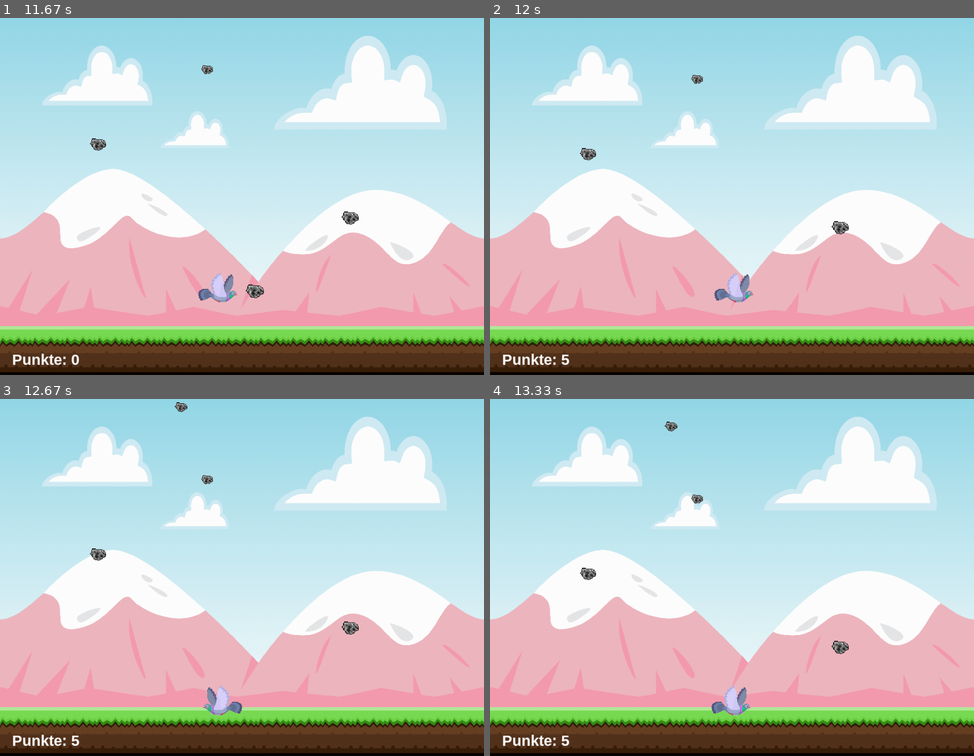
Above: before the commit, frames 1-4 (two rows, left to right).
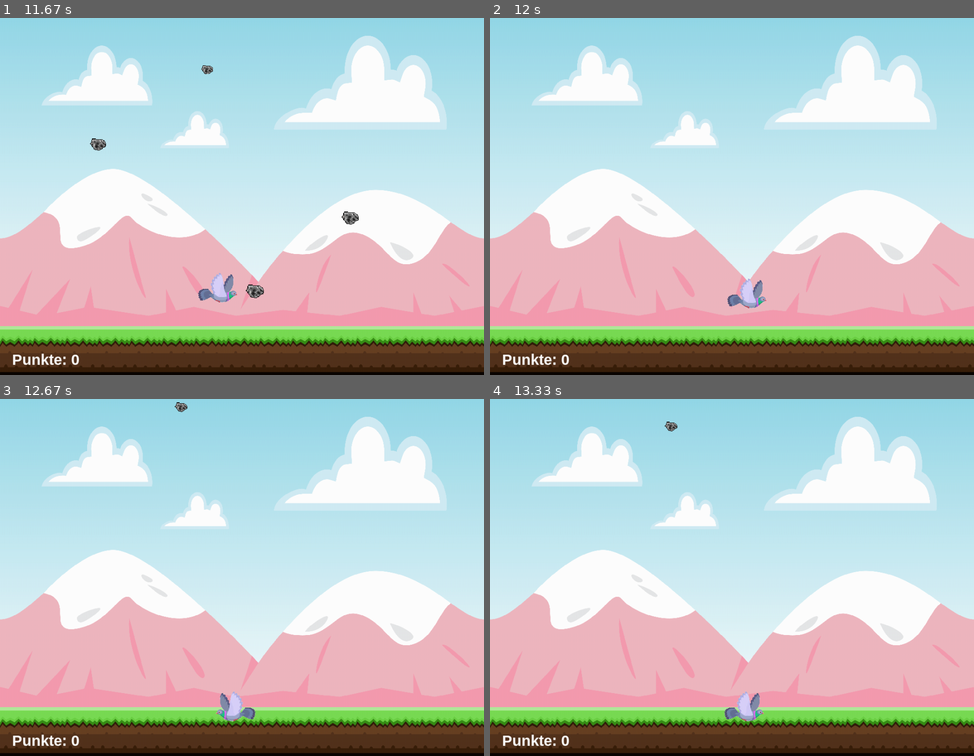
Above: after the commit, the same moments.

Repository: JanKrb/pygame-rocks
Game: pygame game, started from main.py
The game is run twice, just before and just after one commit, with the same random seed, the same clock (stepped at 60 frames per second) and the same inputs.
Inputs:
- Up to frame 1 (11.67 s): hold Left 0.33-0.87 s; hold Down 0.9-1.2 s; hold Left 1.23-1.63 s; hold Up 1.67-2.03 s; hold Right 2.07-2.7 s; hold Down 2.73-3.1 s; hold Left 3.13-3.6 s; hold Right 3.63-4.1 s; hold Up 4.13-4.43 s; hold Right 4.47-4.93 s; hold Left 4.97-5.5 s; hold Down 5.53-5.83 s; hold Left 5.87-6.27 s; hold Up 6.3-6.67 s; hold Right 6.7-7.33 s; hold Down 7.37-7.73 s; hold Left 7.77-8.23 s; hold Right 8.27-8.73 s; hold Up 8.77-9.07 s; hold Right 9.1-9.57 s; hold Left 9.6-10.13 s; hold Down 10.17-10.47 s; hold Left 10.5-10.9 s; hold Up 10.93-11.3 s; hold Right from 11.33 s (still down)
- Up to frame 2 (12 s): release Right at 11.97 s
- Up to frame 3 (12.67 s): hold Down 12-12.37 s; hold Left from 12.4 s (still down)
- Up to frame 4 (13.33 s): release Left at 12.87 s; hold Right from 12.9 s (still down)

Frame 1 is identical in both runs. In frame 2, 0.9% of the frame differs, in the area x 14-75%, y 15-98%; in frame 3, 0.8%; in frame 4, 0.9%, in the area x 14-75%, y 26-98%.

Commit message:
Reset pos & stones on kill

Diff:
--- a/main.py
+++ b/main.py
@@ -92,7 +92,7 @@
 
         if self.rect.top > Settings.window_height:
             self.kill()
-            game.points += self.rand_size_ratio * 10
+            game.points += int(self.rand_size_ratio * 10) # Instead of giving 1 point as the task claims, i give the user points by the size of the rock
 
             if game.stone_spawn_cooldown_initial > game.stone_spawn_cooldown_min:
                 game.stone_spawn_cooldown_initial -= 5
@@ -166,7 +166,9 @@
             self.hit_by_stone()
 
     def hit_by_stone(self):
-        game.points += 5
+        game.stones.empty()
+        self.rect.top = Settings.window_height - Settings.pigeon_bottom_offset
+        self.rect.left = Settings.window_width // 2 - self.rect.width // 2
 
         game.lives -= 1
         if game.lives <= 0:
